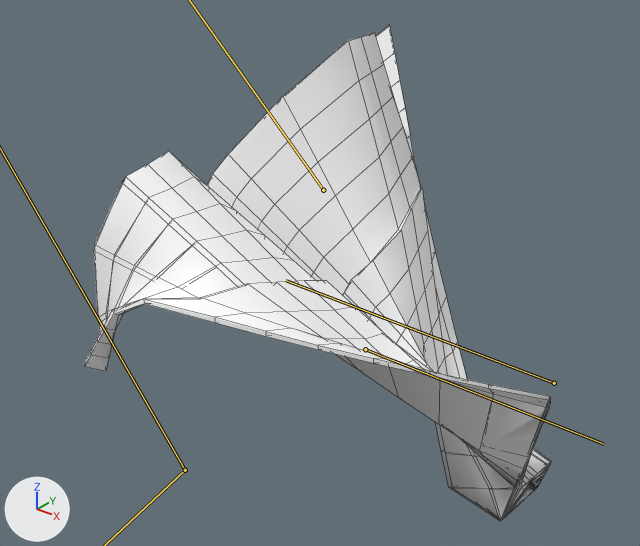
Before and after pictures for a commit that changed the FBX model SparkleLeaf/Assets/Art/Models/paperPlane.fbx.
Rendered twice from a 50 mm camera at (0.0955, -0.1351, 0.0983) aimed at (-0.0101, -0.0031, 0.0165). Arrows for +X, +Y and +Z are at lower left; the lights stay in place. Both versions are drawn at frame 2 of the action 'rotateLidle_001'; the numbers are the values there. The bones that change are drawn over the model as lines. Mesh edges are drawn as thin lines.
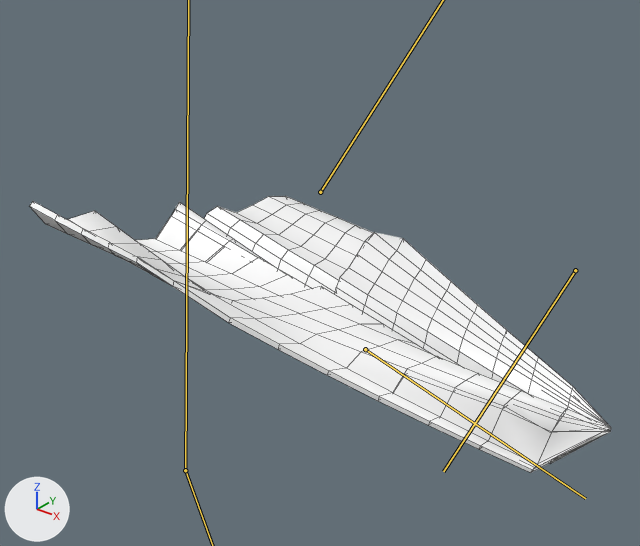
What differs and where, as boxes [x1, y1, x2, y2] in the pictures (640 x 546 px):
'plane', posed (24% wider, 44% shorter)
    before: [84, 26, 551, 521]
    after: [30, 196, 611, 473]
bone 'root', root to tip
    before: (365, 349) to (604, 444)
    after: (365, 349) to (585, 498)
bone 'spine_L', root to tip
    before: (185, 470) to (185, 470)
    after: (185, 470) to (186, 470)
bone 'spine_R', root to tip
    before: (185, 470) to (185, 470)
    after: (185, 470) to (186, 470)
bone 'wing_01_R', root to tip
    before: (185, 470) to (185, 470)
    after: (185, 470) to (185, 471)
bone 'wing_03_R', root to tip
    before: (554, 383) to (286, 280)
    after: (575, 270) to (443, 471)

Edits to the bpy script that builds the scene:
```text
Change bone_root:
    where bone_root = bpy.data.objects['Armature'].pose.bones['root']  # child of 'planeArmature'
    bone_root.rotation_quaternion: (1.0, 0.0, 0.0, 0.0) -> (0.992, 0.0, 0.0, 0.126)  # degrees (0, 0, 0) -> degrees (0, 0, 15)
Change bone_spine_l:
    where bone_spine_l = bpy.data.objects['Armature'].pose.bones['spine_L']  # child of 'root'
    bone_spine_l.rotation_quaternion: (0.994, 0.112, 0.0, 0.001) -> (1.0, -0.027, 0.0, 0.0)  # degrees (13, 0, 0) -> degrees (-3, 0, 0)
Change bone_wing_01_l:
    where bone_wing_01_l = bpy.data.objects['Armature'].pose.bones['wing_01_L']  # child of 'spine_L'
    bone_wing_01_l.rotation_quaternion: (0.993, 0.118, 0.0, 0.0) -> (0.99, -0.14, 0.0, 0.0)  # degrees (14, 0, 0) -> degrees (-16, 0, 0)
Change bone_wing_02_l:
    where bone_wing_02_l = bpy.data.objects['Armature'].pose.bones['wing_02_L']  # child of 'wing_01_L'
    bone_wing_02_l.rotation_quaternion: (0.949, -0.316, 0.0, 0.0) -> (0.988, 0.157, 0.0, 0.0)  # degrees (-37, 0, 0) -> degrees (18, 0, 0)
Change bone_wing_03_l:
    where bone_wing_03_l = bpy.data.objects['Armature'].pose.bones['wing_03_L']  # child of 'wing_02_L'
    bone_wing_03_l.rotation_quaternion: (0.831, -0.556, 0.0, 0.0) -> (0.98, -0.2, 0.0, 0.0)  # degrees (-68, 0, 0) -> degrees (-23, 0, 0)
Change bone_spine_r:
    where bone_spine_r = bpy.data.objects['Armature'].pose.bones['spine_R']  # child of 'root'
    bone_spine_r.rotation_quaternion: (0.98, 0.201, 0.0, 0.002) -> (0.995, -0.095, 0.0, -0.001)  # degrees (23, 0, 0) -> degrees (-11, 0, 0)
Change bone_wing_01_r:
    where bone_wing_01_r = bpy.data.objects['Armature'].pose.bones['wing_01_R']  # child of 'spine_R'
    bone_wing_01_r.rotation_quaternion: (0.941, 0.34, 0.0, 0.0) -> (0.997, -0.076, 0.0, 0.0)  # degrees (40, 0, 0) -> degrees (-9, 0, 0)
Change bone_wing_02_r:
    where bone_wing_02_r = bpy.data.objects['Armature'].pose.bones['wing_02_R']  # child of 'wing_01_R'
    bone_wing_02_r.rotation_quaternion: (0.979, -0.204, 0.0, 0.0) -> (1.0, -0.031, 0.0, 0.0)  # degrees (-24, 0, 0) -> degrees (-4, 0, 0)
Change bone_wing_03_r:
    where bone_wing_03_r = bpy.data.objects['Armature'].pose.bones['wing_03_R']  # child of 'wing_02_R'
    bone_wing_03_r.rotation_quaternion: (1.0, 0.017, 0.0, 0.0) -> (0.994, -0.106, 0.0, 0.0)  # degrees (2, 0, 0) -> degrees (-12, 0, 0)
```
